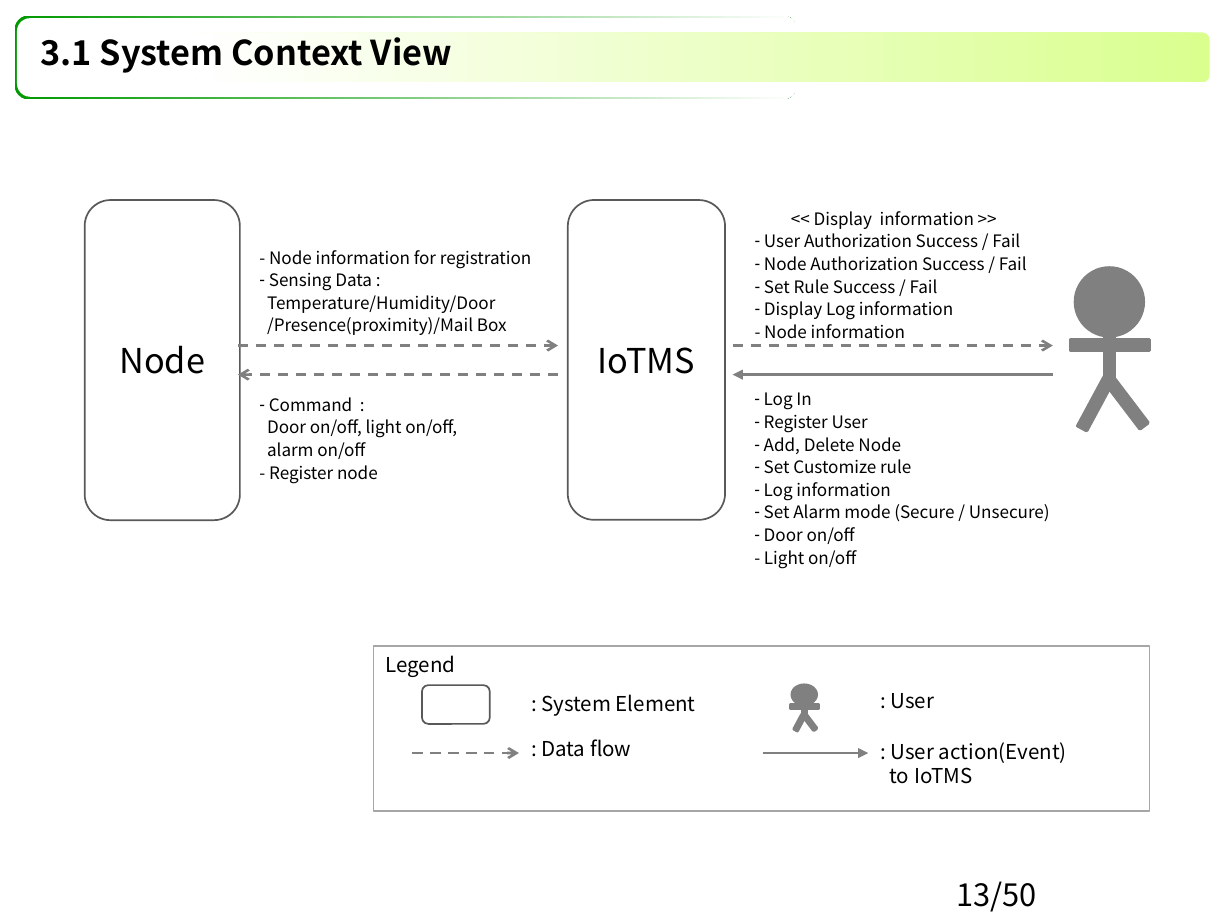
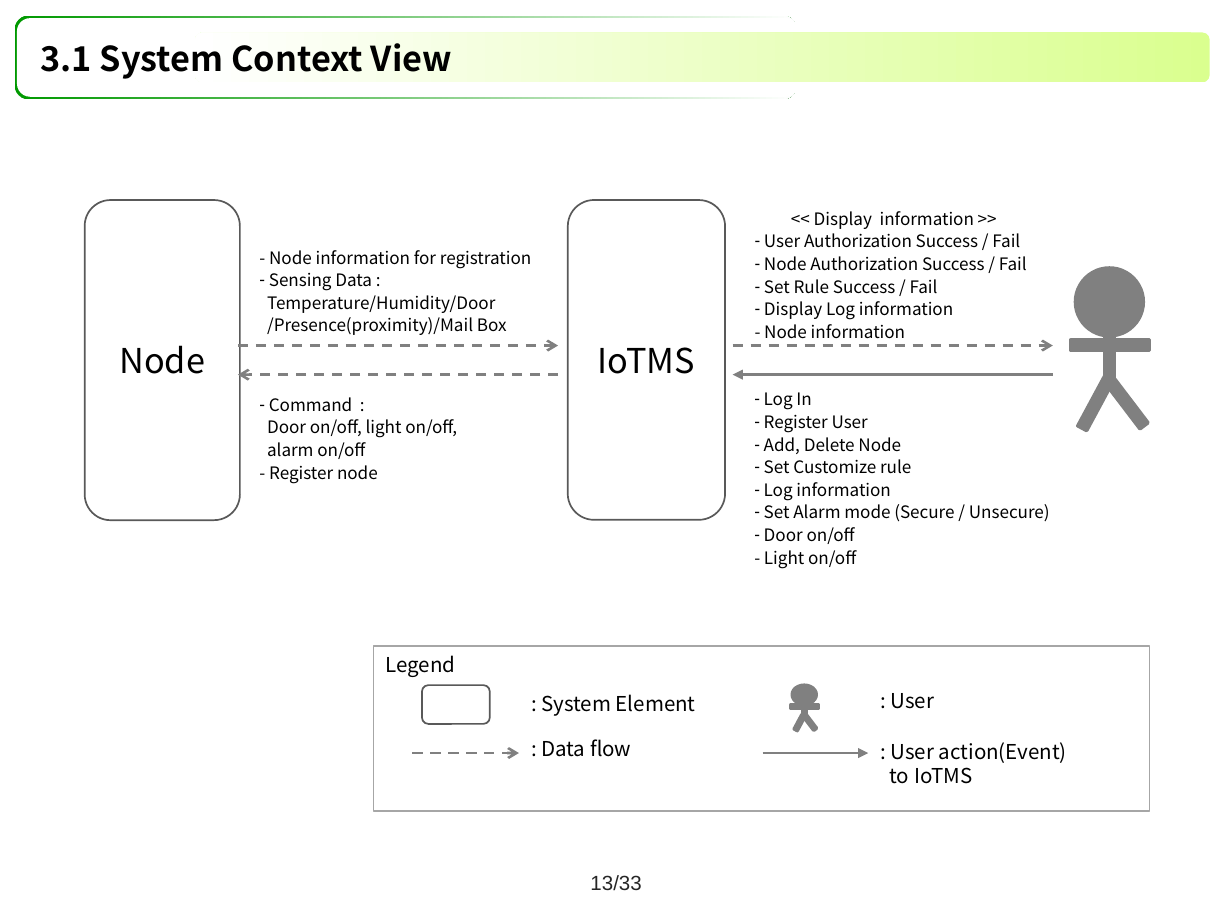
Before and after one commit to youkkwon/smarthome, a slide deck: slide 13 of doc/Docs/IoT System Final Presentation_06271447.pptx. Drawn at 1232x924 pixels with LibreOffice and Linux fonts; fonts in the diff are those of the drawing. Boxes give left, top, right and bottom in pixels: in the first picture for what was removed or moved away, otherwise in the second. Text is boxed around its words. In the diff, an @@ line names an element or a change of style, - is before the commit and + after.

```diff
--- a/doc/Docs/IoT System Final Presentation_06271447.pptx
+++ b/doc/Docs/IoT System Final Presentation_06271447.pptx
@@ title "3.1 System Context View": place and size @@
-title "3.1 System Context View" at bbox=[40, 37, 452, 73]
+title "3.1 System Context View" at bbox=[40, 43, 452, 79]
@@ page number added at bbox=[590, 875, 641, 890], 12 pt, text #262626 @@
+13/33
@@ page number removed at bbox=[957, 881, 1037, 912] @@
-13/50
```
Also in this commit, not shown: 39 other slides changed.
